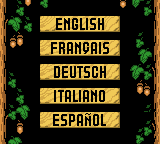
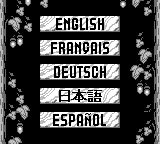
Two versions of the same layered image (160 x 144). Layer-by-layer changes:
added layer "日本語 copy" above "日本語" over [0, 0, 160, 144]
hid "Layer 2" over [0, 0, 160, 144]
hid "Layer 1" over [0, 0, 160, 144]
